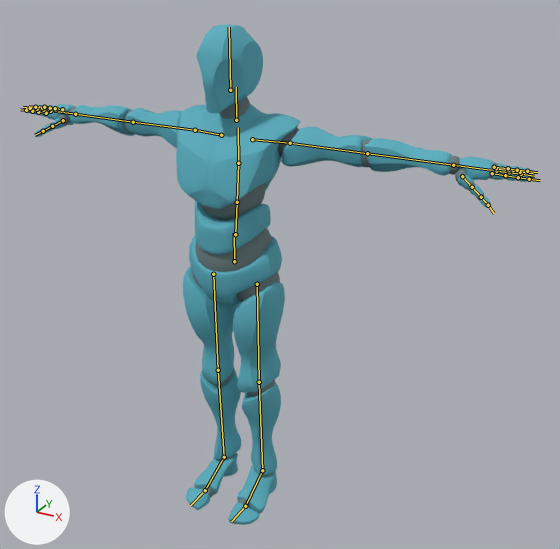
What one commit did to the Blender file suzukaze/Assets/Features/Gesture Movie/Models/Y Bot/Y Bot.blend.
Before and after are seen from a 50 mm camera at (1.37, -2.15, 2.07) aimed at (0.14, 0.08, 0.95). The axes (+X, +Y, +Z) are drawn at lower left. The lights are the same throughout. The first picture is the older version. The bones that change, and the others that lie on the model, are drawn over the model as lines.

In view in the first picture: 'Alpha_Joints', 'Alpha_Surface'.
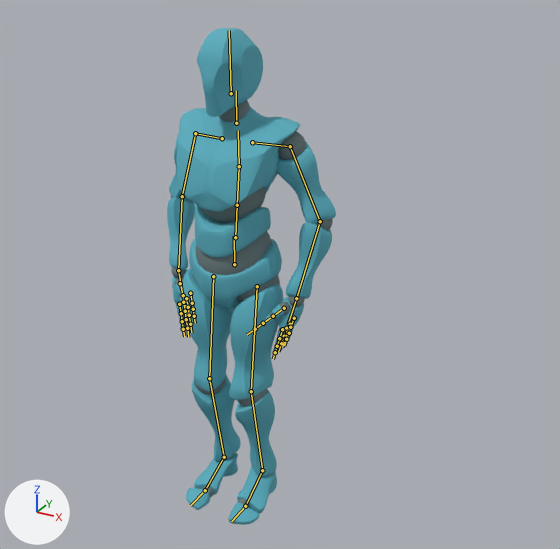
The newer file adds an action. The first version stands in its rest pose; the second is drawn at frame 0 of the action 'Yusuzumi'.

The edits, one by one:
Bone 'Ctrl_Hips' (bone_ctrl_hips) moves from (0.0, 0.0, 0.0) to (0.0, -0.011, 0.0).
Bone 'Ctrl_Hand_IK_Left' (bone_ctrl_hand_ik_left) moves from (0.0, 0.0, 0.0) to (-0.079, -0.48, 0.516).
Bone 'Ctrl_Hand_IK_Left' (bone_ctrl_hand_ik_left) turns from (0, 0, 0) to (107, 0, 0) degrees about its own x, y and z.
Bone 'Ctrl_Hand_IK_Right' (bone_ctrl_hand_ik_right) moves from (0.0, 0.0, 0.0) to (0.079, -0.504, 0.514).
Bone 'Ctrl_Hand_IK_Right' (bone_ctrl_hand_ik_right) turns from (0, 0, 0) to (96, 0, 0) degrees about its own x, y and z.

Location of each change, [x1, y1, x2, y2] in pixels of the pictures (560 x 549 px):
'Alpha_Surface', posed (67% narrower): before [26, 25, 535, 525]; after [167, 28, 336, 525]
'Alpha_Joints', posed (67% narrower): before [30, 97, 523, 507]; after [171, 100, 333, 507]
